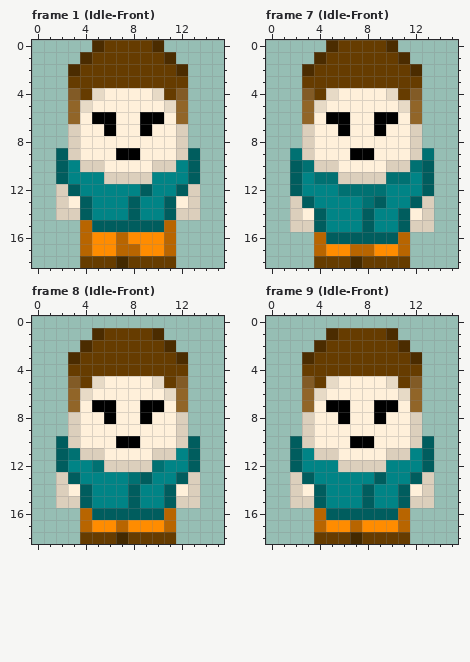
File history of a pixel-art file, Assets/Sprites/cannibal_color.aseprite. Above, as it was before the edit.
48x48 pixels, 12 frames. Colours within 5 levels of each other are drawn and written as one. Shown: frame 1 (Idle-Front), frame 7 (Idle-Front), frame 8 (Idle-Front), frame 9 (Idle-Front). The old version is drawn lined up with the new one, on the new canvas. The commit also changed other frames, which this record leaves out.
The same view after the edit:
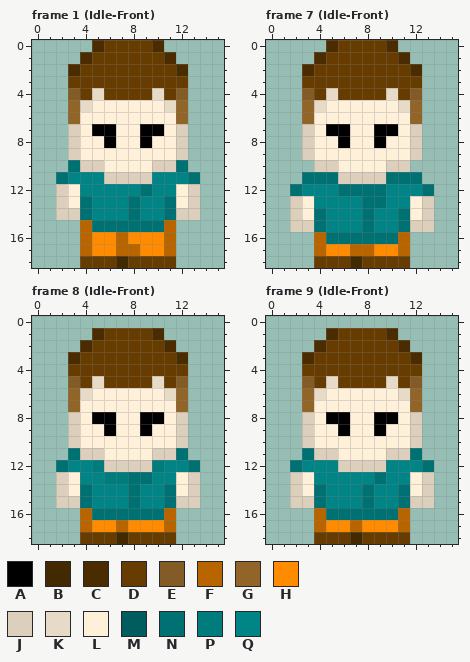
Palette (. is transparent): A #000000  B #432900  C #4b2c00  D #663c00  E #825b26  F #b86500  G #916528  H #ff8c00  J #dccfbc  K #e7dac6  L #fff0da  M #005d5e  N #007172  P #007c7d  Q #008486
From the commit log: adds first pass at cannibal character idle animations and actually adds them to the player node
Difference:
canvas 48x48 -> 16x19, the old top-left corner now at -16,-13 (the part of the old canvas that was cut away was empty and is not shown)
Frame 1 (Idle-Front):
y 4: x 6..9 LLLL -> DDDD
y 6: x 5..6 AA -> LL; x 9..10 AA -> LL
y 7: x 5 L -> A; x 10 L -> A
y 8: x 6 L -> A; x 9 L -> A
y 9: x 2 M -> .; x 7..8 AA -> LL; x 13 M -> .
y 10: x 2..3 MQ -> .N; x 12..13 QM -> N.
y 11: x 2 M -> N; x 13 M -> N
y 12: x 3 M -> L; x 9 M -> N; x 12 M -> L
y 13..14: x 4 M -> N; x 8 M -> N; x 11 M -> N
y 15: x 5..10 MMMMMM -> NNNNNN
Frame 7 (Idle-Front):
y 4: x 6..9 LLLL -> DDDD
y 6: x 5..6 AA -> LL; x 9..10 AA -> LL
y 7: x 5 L -> A; x 10 L -> A
y 8: x 6 L -> A; x 9 L -> A
y 9: x 2 N -> .; x 7..8 AA -> LL; x 13 N -> .
y 10: x 2..3 MN -> ..; x 12..13 NM -> ..
y 11: x 2..3 MQ -> .N; x 12..13 QM -> N.
y 12: x 2 M -> N; x 13 M -> N
y 13: x 3 M -> L; x 9 M -> N; x 12 M -> L
y 14..15: x 4 M -> N; x 8 M -> N; x 11 M -> N
y 16: x 5..10 MMMMMM -> NNNNNN
Frame 8 (Idle-Front):
y 5: x 6..9 LLLL -> DDDD
y 7: x 5..6 AA -> LL; x 9..10 AA -> LL
y 8: x 5 L -> A; x 10 L -> A
y 9: x 6 L -> A; x 9 L -> A
y 10: x 2 M -> .; x 7..8 AA -> LL; x 13 M -> .
y 11: x 2 M -> .; x 12..13 QM -> N.
y 12: x 2 M -> N; x 5 N -> P; x 10 N -> P; x 13 M -> N
y 13: x 3 M -> L; x 6..7 QQ -> PP; x 9 M -> N; x 12 M -> L
y 14..15: x 4 M -> N; x 8 M -> N; x 11 M -> N
y 16: x 5..10 MMMMMM -> NNNNNN
Frame 9 (Idle-Front):
y 5: x 6..9 LLLL -> DDDD
y 7: x 5..6 AA -> LL; x 9..10 AA -> LL
y 8: x 5 L -> A; x 10 L -> A
y 9: x 6 L -> A; x 9 L -> A
y 10: x 2 M -> .; x 7..8 AA -> LL; x 13 M -> .
y 11: x 2..3 MQ -> .N; x 12..13 QM -> N.
y 12: x 2 M -> N; x 13 M -> N
y 13: x 3 M -> L; x 9 M -> N; x 12 M -> L
y 14..15: x 4 M -> N; x 8 M -> N; x 11 M -> N
y 16: x 5..10 MMMMMM -> NNNNNN
